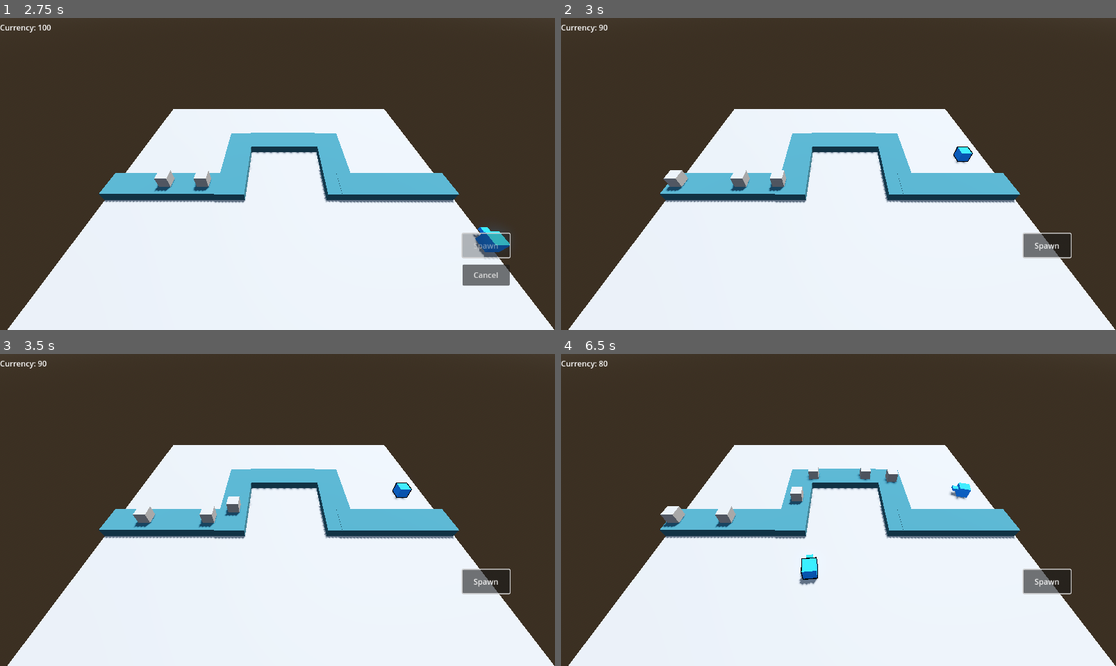
Above: before the commit, frames 1-4 (two rows, left to right).
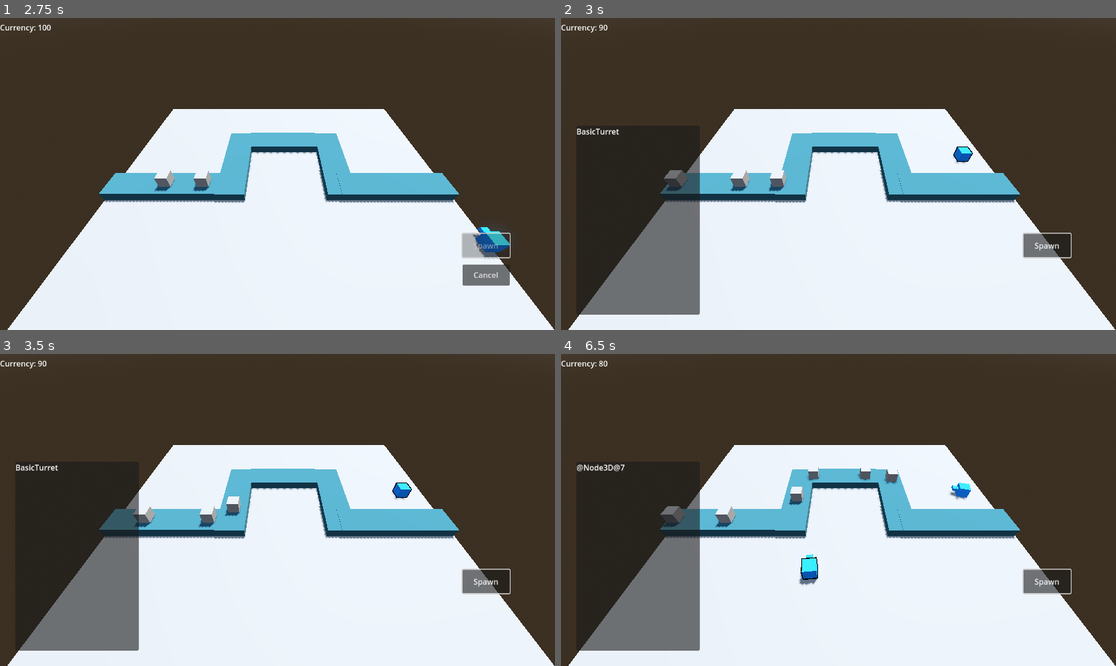
Above: after the commit, the same moments.

Repository: BurnabySouthGameDev/TowerDefence
Game: Godot game, scene res://Scenes/main.tscn
The game is run twice, just before and just after one commit, with the same random seed, the same clock (stepped at 60 frames per second) and the same inputs.
Inputs (mouse positions are in pixels of both pictures, inside the frame that each line leads up to):
- Up to frame 1 (2.75 s): click "Spawn" at 0.5 s; click "Cancel" at 1.25 s; click "Spawn" at 2 s
- Up to frame 2 (3 s): move the mouse to (960, 158) at 2.77 s; click (960, 158) at 2.92 s
- Up to frame 3 (3.5 s): no input
- Up to frame 4 (6.5 s): click "Spawn" at 3.5 s; move the mouse to (727, 525) at 4.27 s; click (727, 525) at 4.42 s; move the mouse to (894, 441) at 5.02 s; click (894, 441) at 5.17 s; move the mouse to (810, 572) at 5.77 s; click (810, 572) at 5.92 s

Frame 1 is identical in both runs. In frame 2, 5.8% of the frame differs, in the area x 2-26%, y 35-96%; in frame 3, 5.8%; in frame 4, 5.9%.

Commit message:
Added TowerManager & example menu
Tried to add what Deon suggested because it sounded like a great solution

Diff:
--- a/Scenes/UI/menu.tscn
+++ b/Scenes/UI/menu.tscn
@@ -1,10 +1,17 @@
-[gd_scene format=3 uid="uid://ccsbyyf4qfq10"]
+[gd_scene load_steps=2 format=3 uid="uid://dvdps78t4kco7"]
+
+[ext_resource type="Script" uid="uid://cyessuqksvsk8" path="res://Scripts/ui/menu.gd" id="1_nhmg3"]
 
 [node name="Menu" type="PanelContainer"]
 anchors_preset = -1
-anchor_left = 0.805556
+anchor_left = 0.75
 anchor_top = 0.345679
 anchor_right = 0.972222
 anchor_bottom = 0.938272
-grow_horizontal = 2
+script = ExtResource("1_nhmg3")
 metadata/_edit_use_anchors_ = true
+
+[node name="TowerName" type="RichTextLabel" parent="."]
+layout_mode = 2
+bbcode_enabled = true
+text = "TowerName"
--- a/Scenes/main.tscn
+++ b/Scenes/main.tscn
@@ -1,9 +1,11 @@
-[gd_scene load_steps=11 format=3 uid="uid://dxt1ttcllxx1g"]
+[gd_scene load_steps=13 format=3 uid="uid://dxt1ttcllxx1g"]
 
 [ext_resource type="PackedScene" uid="uid://ld73oby6g67" path="res://Scenes/Turrets/List/basic_turret.tscn" id="2_bo1nx"]
 [ext_resource type="Script" uid="uid://ns7g5warqqu5" path="res://Scripts/enemy_spawn.gd" id="2_ibv0h"]
 [ext_resource type="Script" uid="uid://bh40hhbshvymn" path="res://Scripts/ui/currency_display.gd" id="3_8gbba"]
 [ext_resource type="Script" uid="uid://dq8n1fjdqpre3" path="res://Scripts/ui/spawn_button.gd" id="4_jjvhh"]
+[ext_resource type="PackedScene" uid="uid://dvdps78t4kco7" path="res://Scenes/UI/menu.tscn" id="5_21xkr"]
+[ext_resource type="PackedScene" uid="uid://gvaje4p786yv" path="res://Scenes/tower_manager.tscn" id="5_kry3j"]
 
 [sub_resource type="ProceduralSkyMaterial" id="ProceduralSkyMaterial_6m1b0"]
 sky_horizon_color = Color(0.64625, 0.65575, 0.67075, 1)
@@ -110,3 +112,13 @@
 [node name="CurrencyLabel" type="Label" parent="GameUI/CurrencyDisplay"]
 layout_mode = 2
 script = ExtResource("3_8gbba")
+
+[node name="Menu" parent="GameUI" instance=ExtResource("5_21xkr")]
+anchor_left = 0.0277778
+anchor_right = 0.25
+anchor_bottom = 0.950617
+
+[node name="TowerManager" parent="." instance=ExtResource("5_kry3j")]
+unique_name_in_owner = true
+
+[connection signal="tower_menu" from="TowerManager" to="GameUI/Menu" method="_on_tower_manager_tower_menu"]
--- /dev/null
+++ b/Scenes/tower_manager.tscn
@@ -0,0 +1,8 @@
+[gd_scene load_steps=2 format=3 uid="uid://gvaje4p786yv"]
+
+[ext_resource type="Script" uid="uid://b8y3jep70emw1" path="res://Scripts/tower_manager.gd" id="1_itlxo"]
+
+[node name="TowerManager" type="Node3D"]
+script = ExtResource("1_itlxo")
+
+[connection signal="child_entered_tree" from="." to="." method="_on_child_entered_tree"]
--- /dev/null
+++ b/Scripts/tower_manager.gd
@@ -0,0 +1,12 @@
+extends Node3D
+
+signal tower_menu(turret:Node3D) #fires when a child is added
+
+
+func _on_child_entered_tree(tower: Node3D) -> void:
+	if tower.has_signal("request_tower_menu"):
+		tower.connect("request_tower_menu", Callable(self, "_on_child_selected"))
+
+
+func _on_child_selected(tower:Node3D) -> void:
+	emit_signal("tower_menu", tower)
--- a/Scripts/turrets/basic_turret.gd
+++ b/Scripts/turrets/basic_turret.gd
@@ -1,6 +1,7 @@
 extends Node3D
 
 const OUTLINE = preload("res://Shaders/outline.gdshader")
+signal request_tower_menu(tower)
 
 var selectable: bool = false
 var selected: bool = false:
@@ -28,7 +29,6 @@
 func _ready() -> void:
 	radar.monitoring = false
 	csg_box_3d.material = csg_box_3d.material.duplicate(true)
-
 
 
 func _on_radar_new_target(target: Node3D) -> void:
--- a/Scripts/turrets/select.gd
+++ b/Scripts/turrets/select.gd
@@ -2,14 +2,13 @@
 
 const OUTLINE = preload("res://Shaders/outline.gdshader")
 @onready var basic_turret: Node3D = $".."
-
-
 @onready var csg_box_3d: CSGBox3D = %CSGBox3D
 
 
 func _input_event(camera: Camera3D, event: InputEvent, event_position: Vector3, normal: Vector3, shape_idx: int) -> void:
 	if event is InputEventMouseButton and event.button_index == MOUSE_BUTTON_LEFT and event.pressed:
-		print("Clicked turret")
+		print("Clicked turret:", basic_turret.name)
+		basic_turret.emit_signal("request_tower_menu", basic_turret)
 
 		if csg_box_3d.material.next_pass.shader == null:
 			basic_turret.selected = true
--- /dev/null
+++ b/Scripts/ui/menu.gd
@@ -0,0 +1,13 @@
+extends PanelContainer
+
+@onready var tower_name: RichTextLabel = $TowerName
+
+func _ready() -> void:
+	hide()
+
+func _on_tower_manager_tower_menu(tower: Node3D) -> void:
+	if Global.selected_tower == tower:
+		hide()
+	else:
+		show()
+		tower_name.text = tower.name
--- a/Scripts/ui/spawn_button.gd
+++ b/Scripts/ui/spawn_button.gd
@@ -3,6 +3,7 @@
 # Config
 @export var min_distance: float = 2.5
 @export var min_distance_path: float = 2.5
+@onready var tower_manager: Node3D = %TowerManager
 
 var turret_scene: PackedScene = preload("res://Scenes/turrets/list/basic_turret.tscn")
 var placing_turret: Node3D = null
@@ -35,7 +36,7 @@
 func start_placing_turret():
 	if placing_turret == null:
 		placing_turret = turret_scene.instantiate()
-		get_tree().root.get_node("Main").add_child(placing_turret)
+		tower_manager.add_child(placing_turret)
 		placing_turret.visible = false
 		cancel_button.show()
 		disabled = true
Not shown, added: Scripts/tower_manager.gd.uid
Not shown, added: Scripts/ui/menu.gd.uid
